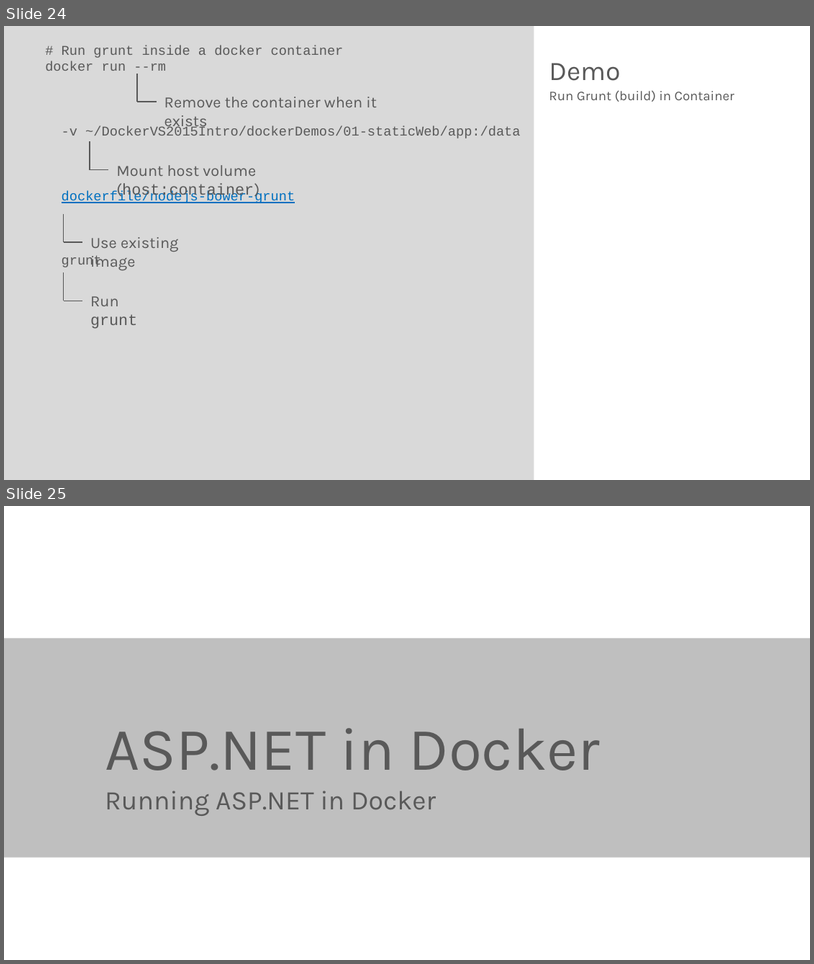
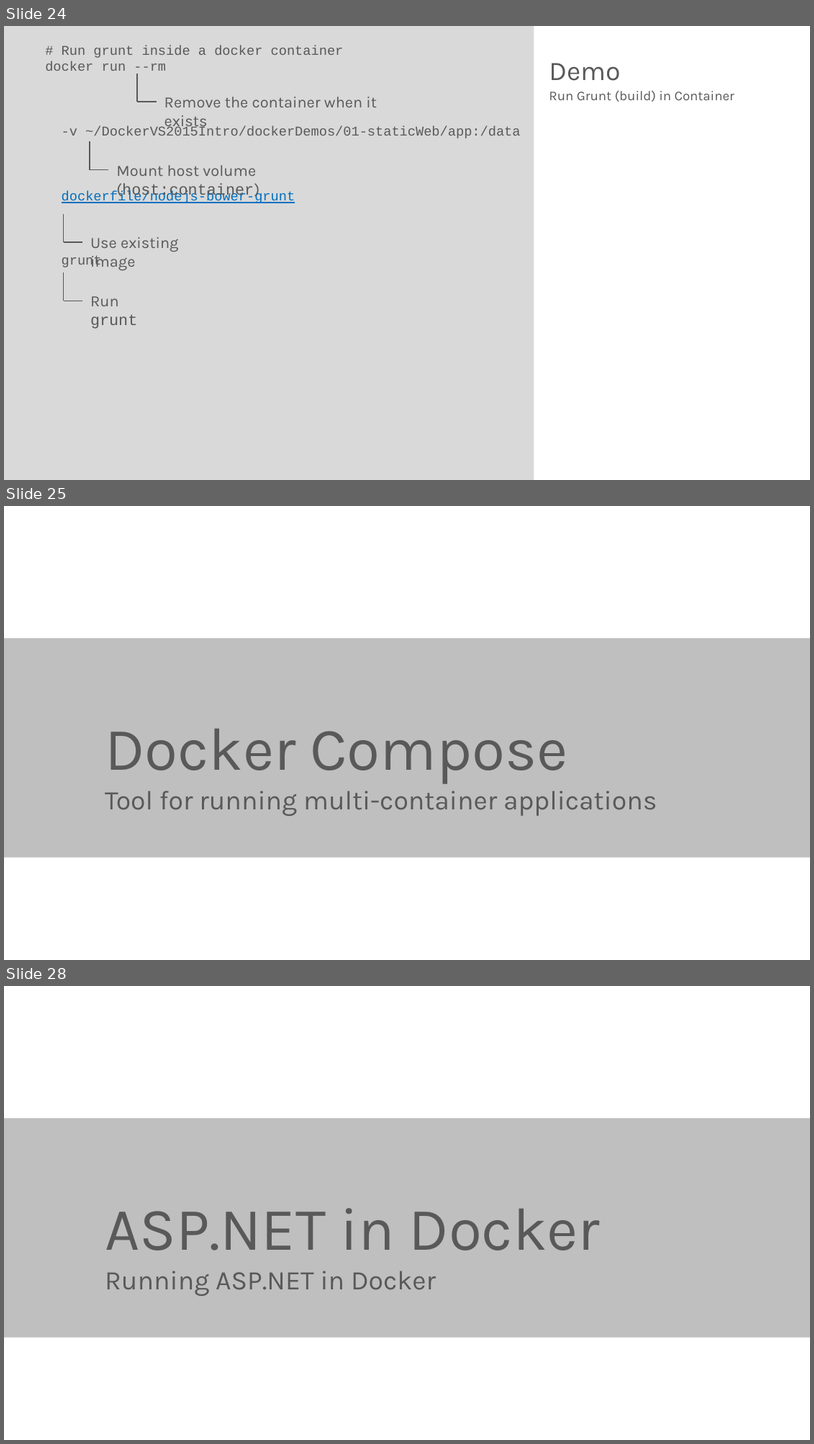
Before and after one commit to rstropek/DockerVS2015Intro, a slide deck: slides/Docker-Workshop.pptx. Shown one above the other, each under a label of ours: slides 24 and 25 before the commit, slides 24, 25 and 28 after it; the slides between them are not shown. The pictures are 814x964 and 814x1444 pixels, drawn with LibreOffice and Linux fonts; fonts in the diff are those of the drawing. Boxes give left, top, right and bottom in pixels: in the first picture for what was removed or moved away, otherwise in the second. Text is boxed around its words. In the diff, an @@ line names an element or a change of style, - is before the commit and + after.

Commit message:
Add docker compose sample to slides

```diff
--- a/slides/Docker-Workshop.pptx
+++ b/slides/Docker-Workshop.pptx
@@ slide 25 added at (4,506,810,960), background #FFFFFF; not listed: 1 template element that a slide beside it also shows @@
@@ title added at (105,728,568,784), 54 pt, text #595959 @@
+Docker Compose
@@ text added at (105,790,657,816), 24 pt, text #595959 @@
+Tool for running multi-container applications
@@ what was slide 25 is now slide 28 @@
```
Also in this commit, not shown: 2 other slides added.
